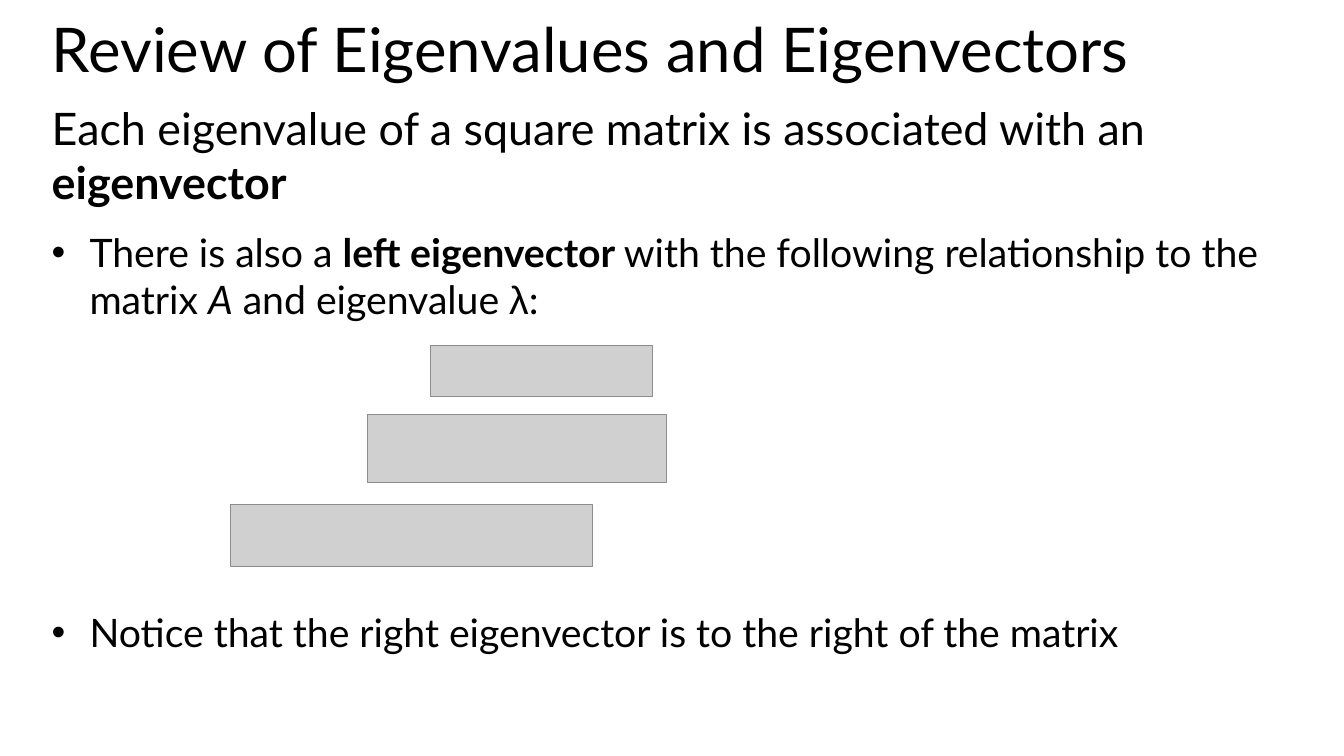
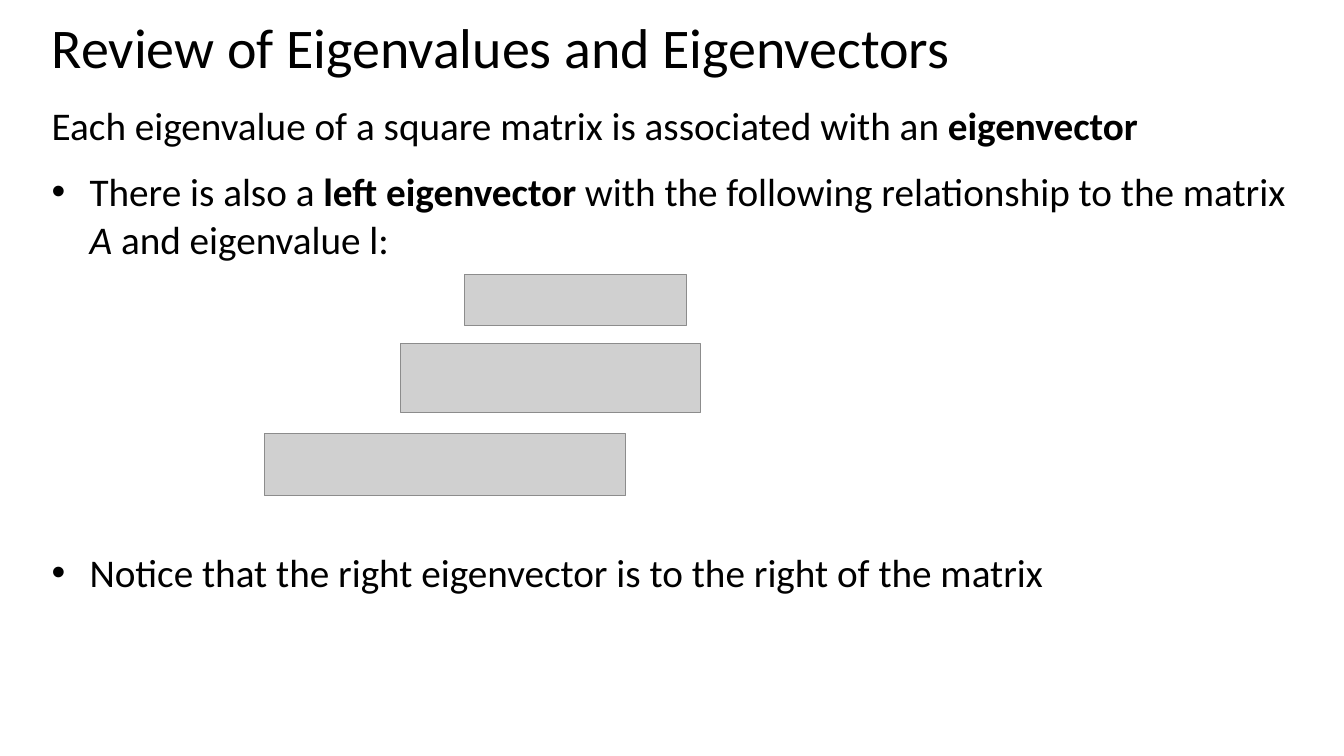
Before and after one commit to StephenElston/CSCI-E-108, a slide deck: slide 52 of slides/6_IntroductionToClustering.pptx (slide 50 before the commit). Drawn at 1344x756 pixels with LibreOffice and Linux fonts; fonts in the diff are those of the drawing; grey boxes stand for pictures. Boxes give left, top, right and bottom in pixels: in the first picture for what was removed or moved away, otherwise in the second. Text is boxed around its words. In the diff, an @@ line names an element or a change of style, - is before the commit and + after.

```diff
--- a/slides/6_IntroductionToClustering.pptx
+++ b/slides/6_IntroductionToClustering.pptx
@@ title "Review of Eigenvalues and Eigenvectors" at [52,29,950,78]: size 44 to 40 pt, font Lato to Calibri @@
@@ text at [52,112,1138,594]: size 32 to 28 pt in "Each eigenvalue of a square matrix is ..."; font Lato to Calibri in "Each eigenvalue of a square matrix is ...", "Notice that the right eigenvector is to ..." @@
@@ text at [90,178,1285,261]: text changed; font Lato to Calibri @@
-• There is also a left eigenvector with the following relationship to the matrix A and eigenvalue λ:
+• There is also a left eigenvector with the following relationship to the matrix A and eigenvalue l:
@@ 3 pictures: place and size @@
-3 pictures at [231,346,666,567]
+3 pictures at [264,275,701,496]
```
Also in this commit, not shown: 9 other slides changed, 9 slides added.
